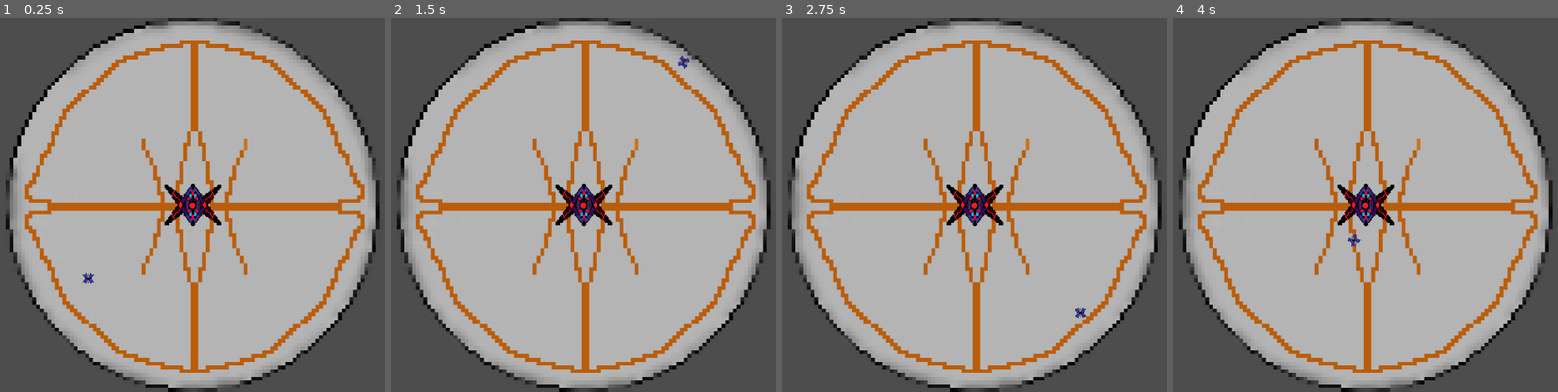
Above: before the commit, frames 1-4 (left to right).
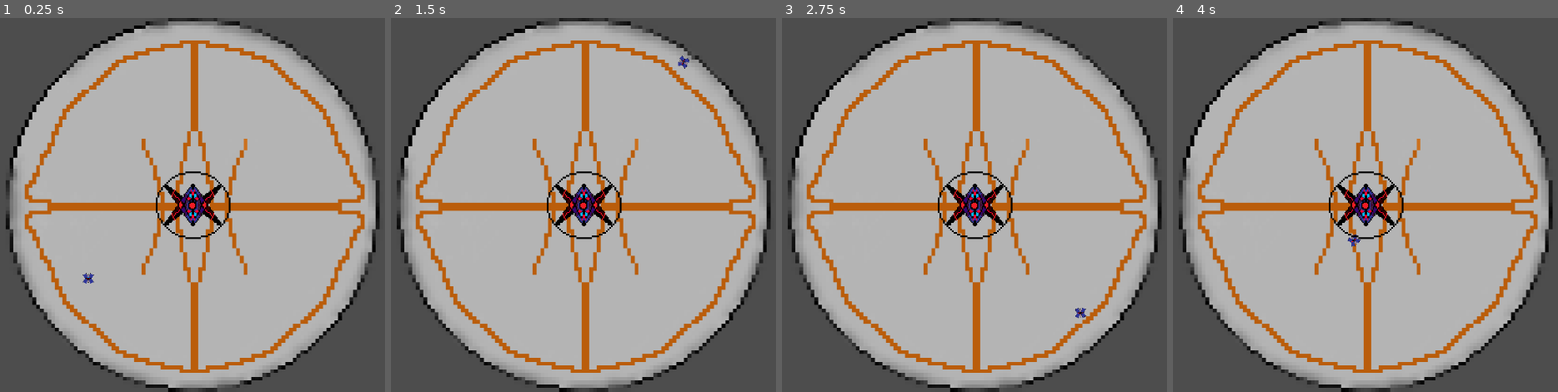
Above: after the commit, the same moments.

Repository: pepegmaer2141-cmd/parry-desvio-1
Game: Godot game, scene res://nave.tscn
The game is run twice, just before and just after one commit, with the same random seed, the same clock (stepped at 60 frames per second) and the same inputs.
Inputs:
- Up to frame 1 (0.25 s): no input
- Up to frame 2 (1.5 s): no input
- Up to frame 3 (2.75 s): no input
- Up to frame 4 (4 s): tap Enter at 3.5 s

The runs differ from the first frame. In frame 1, 0.3% of the frame differs, in the area x 40-60%, y 40-60%; in frame 2, 0.3%; in frame 3, 0.3%; in frame 4, 0.3%.

Commit message:
animacion parry

Diff:
--- a/parry-desvio-1/nave.tscn
+++ b/parry-desvio-1/nave.tscn
@@ -1,8 +1,12 @@
-[gd_scene load_steps=7 format=3 uid="uid://bcbbmjt4uth7y"]
+[gd_scene load_steps=12 format=3 uid="uid://bcbbmjt4uth7y"]
 
 [ext_resource type="Texture2D" uid="uid://c3p3cpfv6sqea" path="res://asssets/circulo.png" id="1_j1vys"]
 [ext_resource type="Texture2D" uid="uid://flqulg0gjkvk" path="res://asssets/pixil-frame-0.png" id="1_ltewx"]
 [ext_resource type="Texture2D" uid="uid://cfx8mi0beusxs" path="res://asssets/pixil-frame-0 (1).png" id="2_ilgfq"]
+[ext_resource type="Texture2D" uid="uid://bmwpc5clp0eox" path="res://asssets/parry animation/pixil-frame-0.png" id="4_1poy6"]
+[ext_resource type="Texture2D" uid="uid://ci0x0wnexbsvh" path="res://asssets/parry animation/pixil-frame-1.png" id="5_xqbh8"]
+[ext_resource type="Texture2D" uid="uid://2sy6issnf53g" path="res://asssets/parry animation/pixil-frame-2.png" id="6_xrwbh"]
+[ext_resource type="Texture2D" uid="uid://cjlen32mxqmnh" path="res://asssets/parry animation/pixil-frame-3.png" id="7_ij32g"]
 
 [sub_resource type="RectangleShape2D" id="RectangleShape2D_ilgfq"]
 size = Vector2(39.856, 24)
@@ -13,6 +17,26 @@
 
 [sub_resource type="RectangleShape2D" id="RectangleShape2D_j1vys"]
 size = Vector2(54.69615, 46.835434)
+
+[sub_resource type="SpriteFrames" id="SpriteFrames_gi7du"]
+animations = [{
+"frames": [{
+"duration": 1.0,
+"texture": ExtResource("4_1poy6")
+}, {
+"duration": 1.0,
+"texture": ExtResource("5_xqbh8")
+}, {
+"duration": 1.0,
+"texture": ExtResource("6_xrwbh")
+}, {
+"duration": 1.0,
+"texture": ExtResource("7_ij32g")
+}],
+"loop": true,
+"name": &"default",
+"speed": 12.0
+}]
 
 [node name="juego" type="Node2D"]
 position = Vector2(257, -251)
@@ -82,5 +106,8 @@
 texture = ExtResource("2_ilgfq")
 metadata/_edit_group_ = true
 
-[node name="Timer" type="Timer" parent="."]
-wait_time = 3.0
+[node name="animacion parry" type="AnimatedSprite2D" parent="."]
+position = Vector2(-178, -67)
+scale = Vector2(3, 3)
+sprite_frames = SubResource("SpriteFrames_gi7du")
+frame_progress = 0.21127793
Not shown, added: parry-desvio-1/asssets/parry animation/pixil-frame-0.png.import
Not shown, added: parry-desvio-1/asssets/parry animation/pixil-frame-1.png.import
Not shown, added: parry-desvio-1/asssets/parry animation/pixil-frame-2.png.import
Not shown, added: parry-desvio-1/asssets/parry animation/pixil-frame-3.png.import
